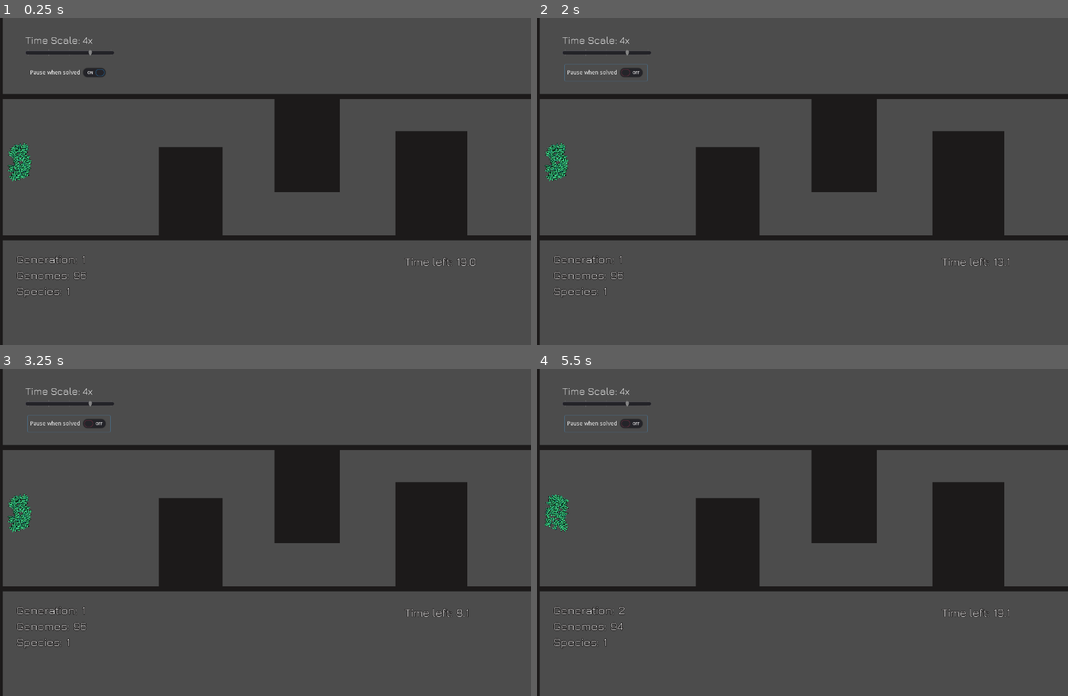
Above: before the commit, frames 1-4 (two rows, left to right).
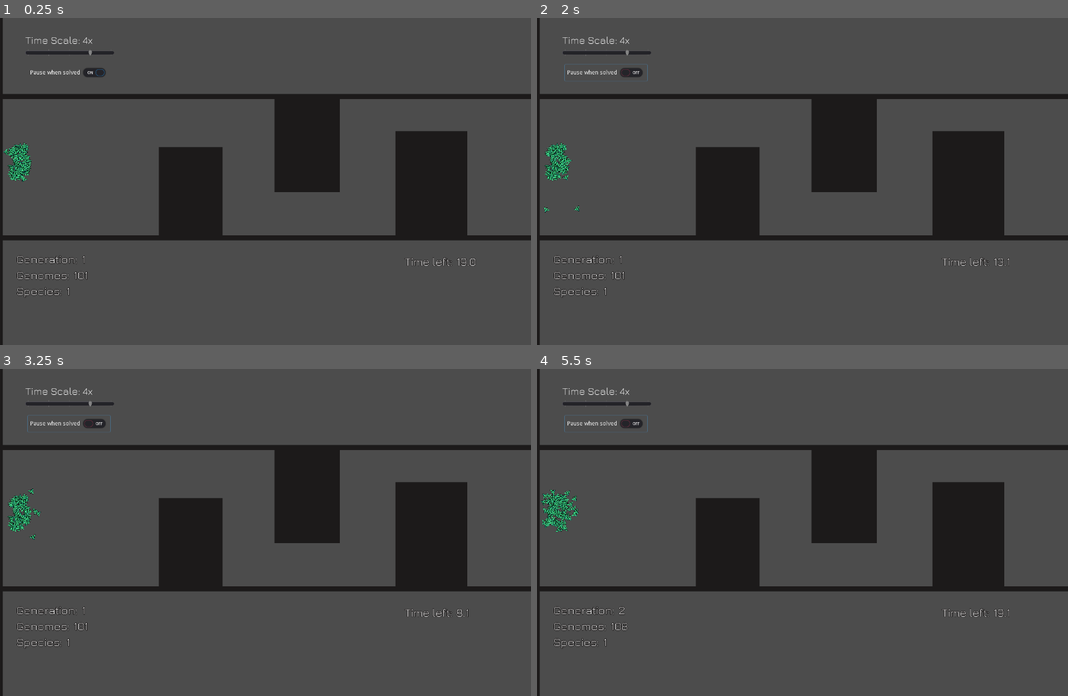
Above: after the commit, the same moments.

Repository: a0x77ry/plasmata
Game: Godot game, scene res://level1.tscn
Same seed, same stepped clock (60 frames per second), same inputs: the game is played once before the commit and once after it.
Inputs:
- Up to frame 1 (0.25 s): no input
- Up to frame 2 (2 s): tap Enter (ui_accept) at 0.5, 0.77 s; click "Pause when solved" at 1.25 s
- Up to frame 3 (3.25 s): no input
- Up to frame 4 (5.5 s): no input

The runs differ from the first frame. In frame 1, 0.2% of the frame differs, in the area x 0-17%, y 39-81%; in frame 2, 0.3%; in frame 3, 0.3%; in frame 4, 0.5%, in the area x 0-18%, y 36-81%.

Commit message:
Evolve some mutation rates. Add a mutation rate multiplier, negatively correlated with the fitness fraction of a genome

Diff:
--- a/scripts/genome.gd
+++ b/scripts/genome.gd
@@ -2,16 +2,16 @@
 
 const MUTATION_RATE = 0.8 # original: 0.8
 const WEIGHT_SHIFT_RATE = 0.9
-# const EXPECTED_MUTATED_GENE_RATE = 0.1
-# const EXPECTED_DISABLING_RATE = EXPECTED_MUTATED_GENE_RATE / 3
-const EXPECTED_DISABLING_RATE = 0.03
+const WEIGHT_MUTATION_RATE = 0.02
+# const EXPECTED_DISABLING_RATE = EXPECTED_weight_mutation_rate / 3
+const EXPECTED_DISABLING_RATE = 0.05
 const MUTATION_STANDARD_DEVIATION = 2.0
 const ORIGINAL_WEIGHT_VALUE_LIMIT = 2.0
-const ADD_LINK_RATE = 0.3 # original : 0.3
-const ADD_NODE_RATE = 0.15 # original : 0.25
-const META_W_MUTATION_RATE = 0.2
-const META_ADD_LINK_MUTATION_RATE = 0.2
-const META_ADD_NODE_MUTATION_RATE = 0.2
+const ADD_LINK_RATE = 0.02 # original : 0.3
+const ADD_NODE_RATE = 0.15 # original : 0.15
+const META_W_MUTATION_RATE = 0.05
+const META_ADD_LINK_MUTATION_RATE = 0.05
+const META_ADD_NODE_MUTATION_RATE = 0.05
 
 var input_nodes
 var hidden_nodes
@@ -25,9 +25,10 @@
 var species_id: int
 var adjusted_fitness
 var random = RandomNumberGenerator.new()
-var mutated_gene_rate = 0.1
-var add_link_rate = 0.3
-var add_node_rate = 0.15
+var weight_mutation_rate := WEIGHT_MUTATION_RATE
+var add_link_rate := ADD_LINK_RATE
+var add_node_rate := ADD_NODE_RATE
+var added_mutation_rate := 0.0
 
 
 func _init(_population, _input_nodes=[], _hidden_nodes=[], _output_nodes=[],
@@ -43,7 +44,7 @@
   genome_id = population.generate_UIN()
   species_id = -1
   # input_nodes.append(InputNode.new(population.add_UIN(0), "bias"))
-  mutated_gene_rate = random.randf_range(0.0, 0.4)
+  weight_mutation_rate = random.randf_range(0.0, 0.4)
   add_link_rate = random.randf_range(0.1, 0.6)
   add_link_rate = random.randf_range(0.0, 0.3)
 
@@ -62,31 +63,37 @@
 func mutate():
   random.randomize()
   if random.randf() < MUTATION_RATE:
+    var fraction := genome_fraction()
+    var mut_multiplier = (1-fraction) * population.genomes.size()
+
+    # Change the meta weight mutation rate
+    if random.randf() < META_W_MUTATION_RATE:
+      weight_mutation_rate = clamp(random.randfn(weight_mutation_rate, 0.2), 0.0, 0.8)
+    # Change the add_link mutation rate
+    if random.randf() < META_ADD_LINK_MUTATION_RATE:
+      add_link_rate = clamp(random.randfn(add_link_rate, 0.2), 0.0, 0.8)
+    # Change the add_node mutation rate
+    # if random.randf() < META_ADD_NODE_MUTATION_RATE:
+    #   add_node_rate = clamp(random.randfn(add_node_rate, 0.2), 0.0, 1.0)
+
     for link in links:
       # Shift weights
       if random.randf() < WEIGHT_SHIFT_RATE:
-        if random.randf() < mutated_gene_rate:
+        # if random.randf() < max((weight_mutation_rate + added_mutation_rate), 0.8):
+        if random.randf() < max(weight_mutation_rate * mut_multiplier, 0.8):
           link.weight = random.randfn(link.weight, MUTATION_STANDARD_DEVIATION)
       # Change weights randomly
       else:
-        if random.randf() < mutated_gene_rate:
+        # if random.randf() < max((weight_mutation_rate + added_mutation_rate), 0.8):
+        if random.randf() < max(weight_mutation_rate * mut_multiplier, 0.8):
           link.weight = random.randf_range(-ORIGINAL_WEIGHT_VALUE_LIMIT, ORIGINAL_WEIGHT_VALUE_LIMIT)
       # Disable link
       if random.randf() < EXPECTED_DISABLING_RATE:
         link.is_enabled = !link.is_enabled
 
-    # Change the meta weight mutation rate
-    if random.randf() < META_W_MUTATION_RATE:
-      mutated_gene_rate = clamp(random.randfn(mutated_gene_rate, 0.2), 0.0, 1.0)
-    # Change the add_link mutation rate
-    if random.randf() < META_ADD_LINK_MUTATION_RATE:
-      add_link_rate = clamp(random.randfn(add_link_rate, 0.2), 0.0, 1.0)
-    # Change the add_node mutation rate
-    # if random.randf() < META_ADD_NODE_MUTATION_RATE:
-    #   add_node_rate = clamp(random.randfn(add_node_rate, 0.2), 0.0, 1.0)
-
     # Add a link
-    if random.randf() < add_link_rate:
+    # if random.randf() < max((add_link_rate + added_mutation_rate), 0.8):
+    if random.randf() < max(add_link_rate * mut_multiplier, 0.8):
       var source_nodes = input_nodes + hidden_nodes
       var source_node = source_nodes[random.randi_range(0, source_nodes.size() - 1)]
       var target_node = choose_target_node(source_node)
@@ -139,6 +146,12 @@
       original_source_node.add_outgoing_link(link_a)
       original_target_node.add_incoming_link(link_b)
 
+func genome_fraction() -> float:
+  var total_fitness := 0.0
+  for genome in population.genomes:
+    total_fitness += genome.fitness
+  return fitness / total_fitness
+
 func link_already_exists(source_node, target_node):
   # if target_node.incoming_links != null: # Because it can be an input node in the recursion
   if "incoming_link_inno_nums" in target_node:
--- a/scripts/species.gd
+++ b/scripts/species.gd
@@ -3,11 +3,11 @@
 const STALE_GENS_BEFORE_DEATH = 20
 const REQUIRED_SPECIES_IMPROVEMENT = 50
 # const SELECTION_RATE = 0.3
-const SELECTION_RATE = 0.3
+const SELECTION_RATE = 0.8
 const CROSSOVER_RATE = 0.75
 const DISABLED_LINK_SELECTION_RATE = 0.75
 const TOP_GENOMES_RATE = 1
-const INSPECIES_SELECTION_BIAS = 50
+const INSPECIES_SELECTION_BIAS = 10
 const FITNESS_NUM_TO_COMPARE =5
 
 const Genome = preload("res://scripts/genome.gd")
@@ -109,7 +109,13 @@
     avg_first_avg_fitness = total_first_avg_fitness / FITNESS_NUM_TO_COMPARE
     print("Last avg_fitness: %s, First: %s" % [avg_last_avg_fitness, avg_first_avg_fitness])
     if avg_last_avg_fitness - avg_first_avg_fitness < REQUIRED_SPECIES_IMPROVEMENT:
-      members = [] # if there is no improvement after some generations kill the species
+      pass
+      # members = [] # if there is no improvement after some generations kill the species
+    #   for member in members:
+    #     member.added_mutation_rate += 0.1
+    # else:
+    #   for member in members:
+    #     member.added_mutation_rate = 0.0
 
 
 func crossover(noff_species):
@@ -169,9 +175,10 @@
   for _i in offspring_number:
     var crossed_genome = Genome.new(population)
 
+    crossed_genome.fitness = int(round((fittest_parent.fitness + weakest_parent.fitness) / 2))
     crossed_genome.species_id = fittest_parent.species_id
     crossed_genome.genome_id = fittest_parent.genome_id
-    crossed_genome.mutated_gene_rate = fittest_parent.mutated_gene_rate
+    crossed_genome.weight_mutation_rate = fittest_parent.weight_mutation_rate
     crossed_genome.add_link_rate = fittest_parent.add_link_rate
     crossed_genome.add_node_rate = fittest_parent.add_node_rate
     crossed_genome.tint = fittest_parent.tint
